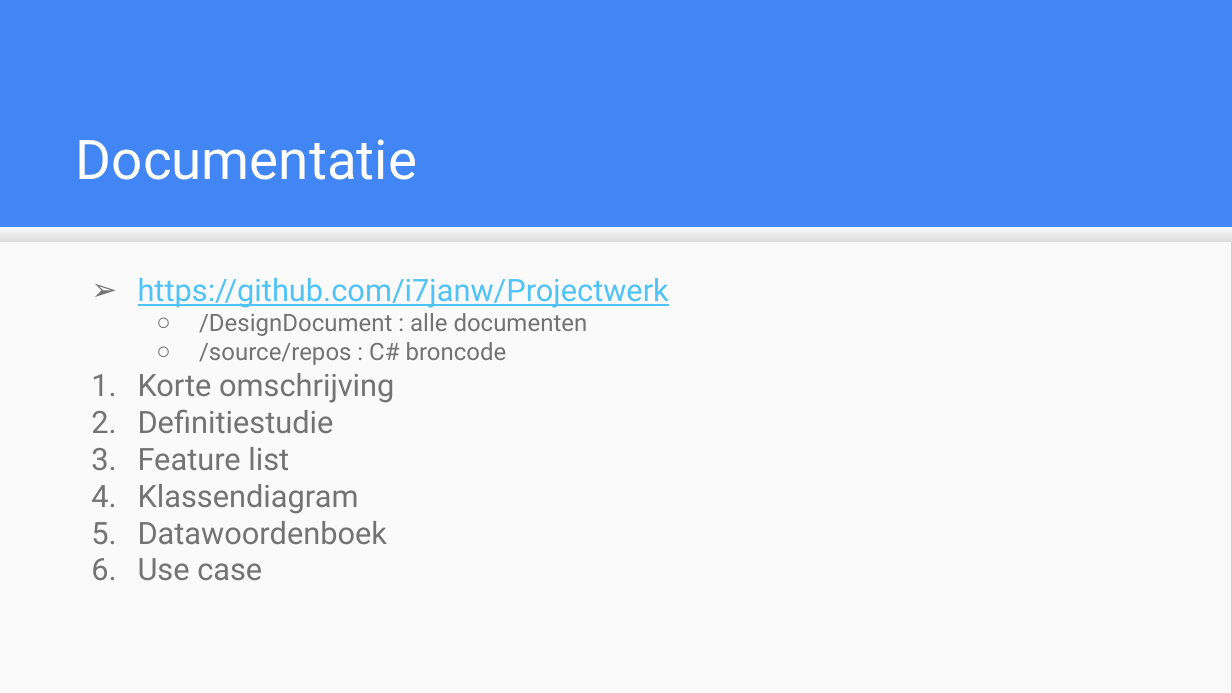
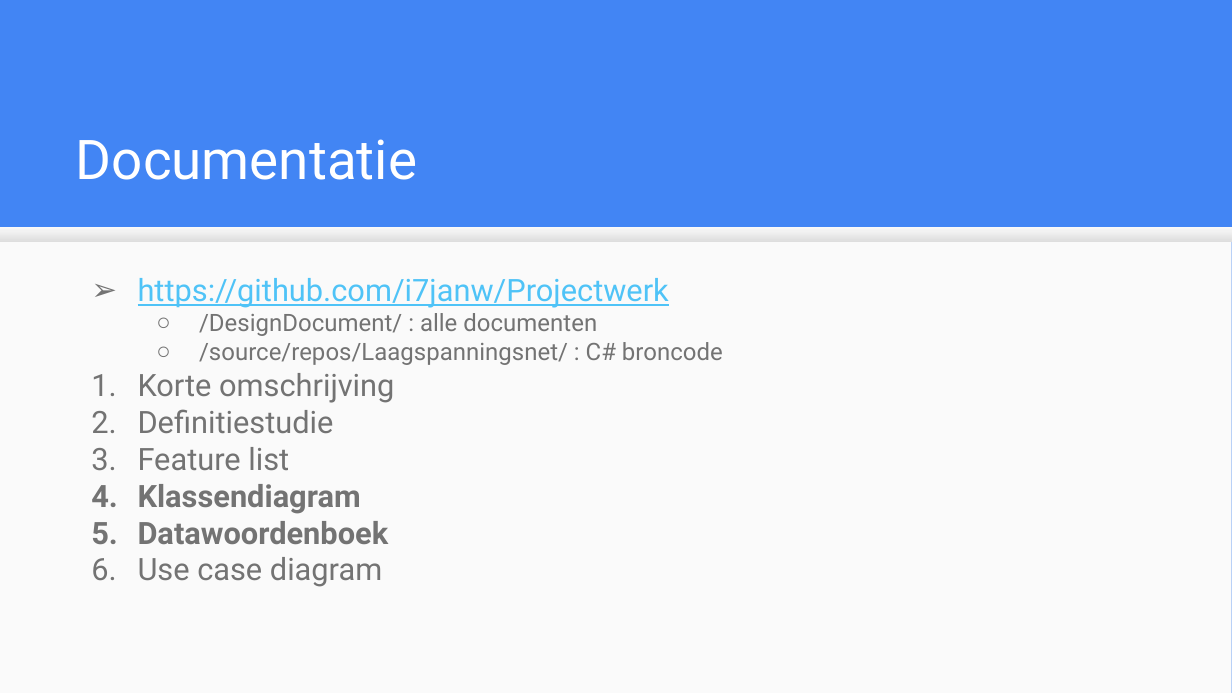
Before and after one commit to i7janw/Projectwerk, a slide deck: slide 16 of Presentatie.odp. Drawn at 1232x693 pixels with LibreOffice and Linux fonts; fonts in the diff are those of the drawing. Boxes give left, top, right and bottom in pixels: in the first picture for what was removed or moved away, otherwise in the second. Text is boxed around its words. In the diff, an @@ line names an element or a change of style, - is before the commit and + after.

```diff
--- a/Presentatie.odp
+++ b/Presentatie.odp
@@ text at [199, 313, 723, 365]: text changed @@
-  ○ /DesignDocument : alle documenten
-  ○ /source/repos : C# broncode
+  ○ /DesignDocument/ : alle documenten
+  ○ /source/repos/Laagspanningsnet/ : C# broncode
@@ text at [138, 484, 389, 544]: bold on in "Klassendiagram", "Datawoordenboek" @@
@@ text at [138, 557, 382, 587]: text changed @@
-6. Use case
+6. Use case diagram
```
Also in this commit, not shown: 1 other slide changed, 39 other files.
